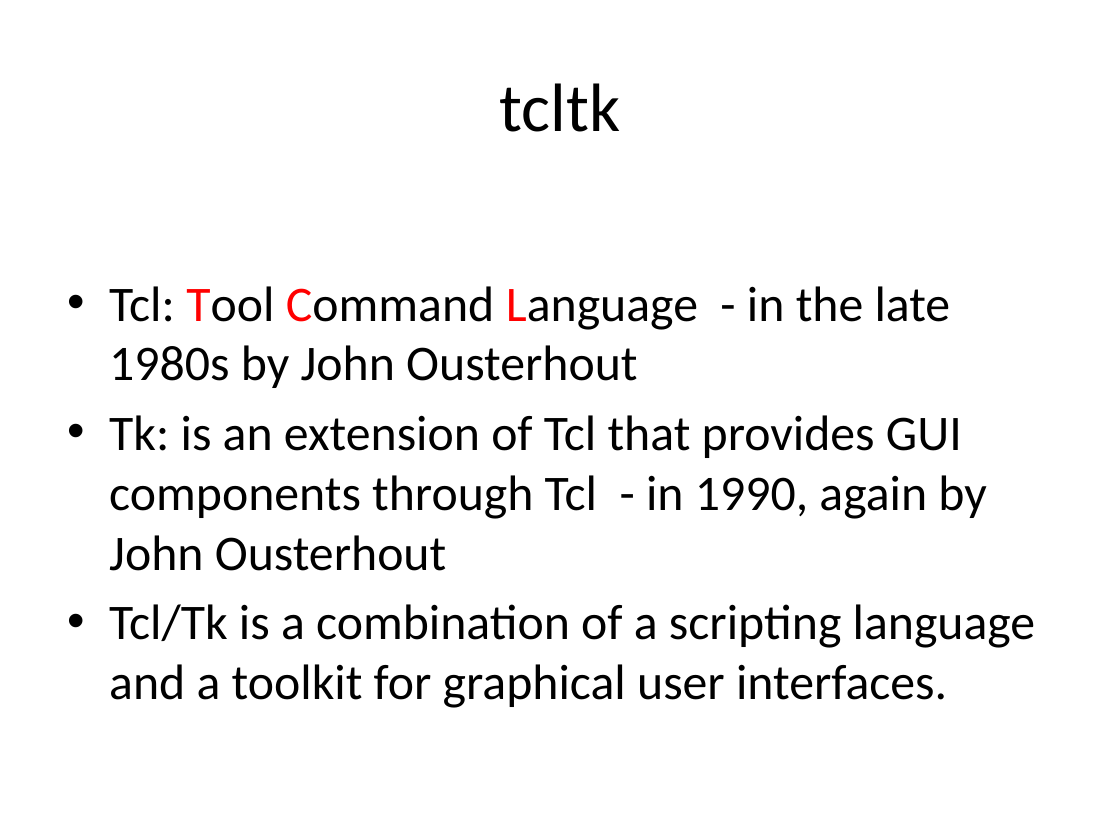
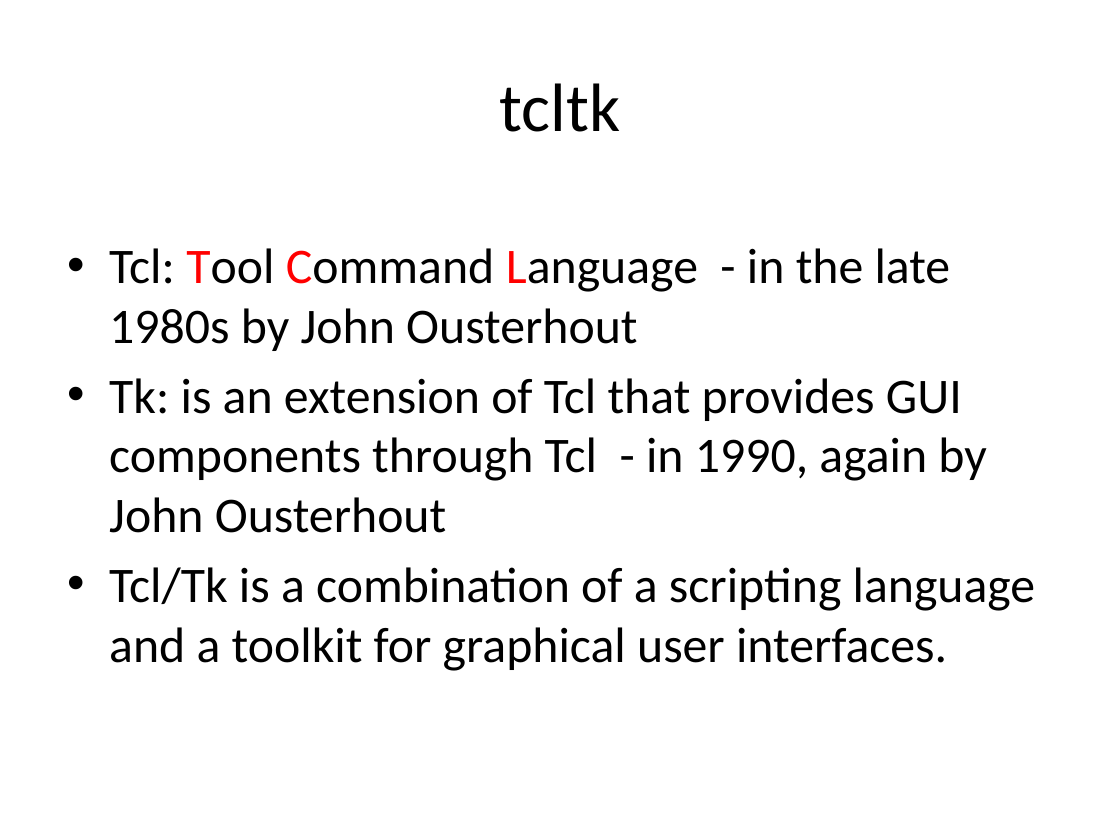
Before and after one commit to haoeric/haoeric.github.io, a slide deck: slide 3 of R GUI building .pptx. Drawn at 1120x840 pixels with LibreOffice and Linux fonts; fonts in the diff are those of the drawing. Boxes give left, top, right and bottom in pixels: in the first picture for what was removed or moved away, otherwise in the second. Text is boxed around its words. In the diff, an @@ line names an element or a change of style, - is before the commit and + after.

```diff
--- a/R GUI building .pptx
+++ b/R GUI building .pptx
@@ text "Tcl: Tool Command Language - ...": place and size @@
-text "Tcl: Tool Command Language - ..." at (109,286,1036,708)
+text "Tcl: Tool Command Language - ..." at (109,248,1036,671)
```
Also in this commit, not shown: 1 other slide changed, 2 slides added, 3 other files.
